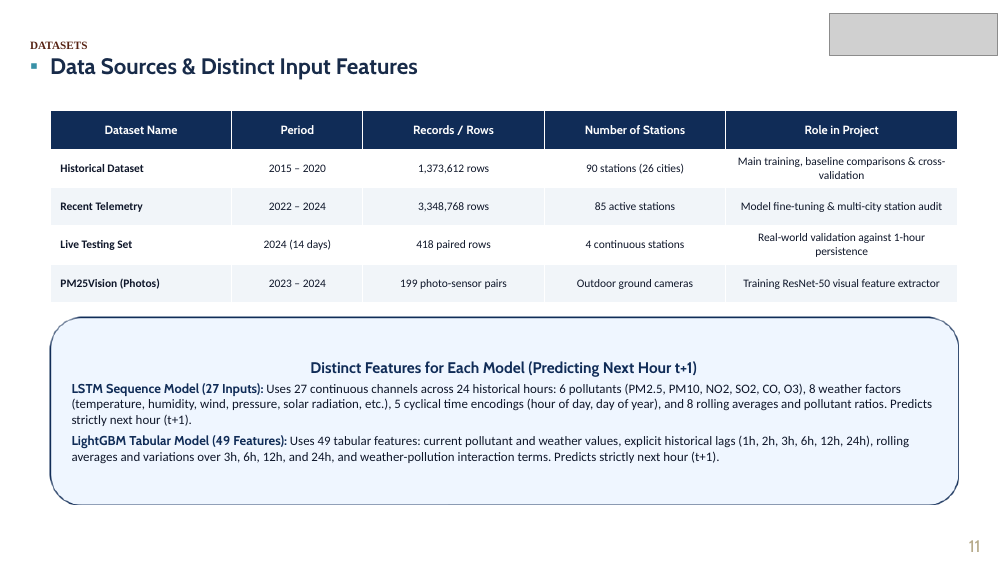
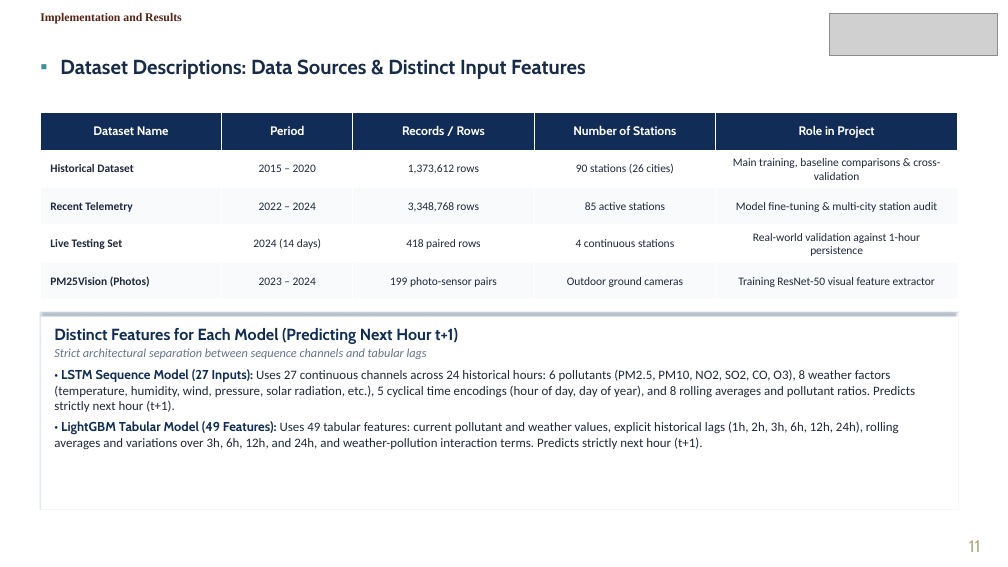
Before and after one commit to Rushyasree/Multimodal_airquality_prediction, a slide deck: slide 11 of docs/VayuDrishti_Final_Review_Simple_Language.pptx. Drawn at 1008x567 pixels with LibreOffice and Linux fonts; fonts in the diff are those of the drawing; grey boxes stand for pictures; background and template pictures are left out. Boxes give left, top, right and bottom in pixels: in the first picture for what was removed or moved away, otherwise in the second. Text is boxed around its words. In the diff, an @@ line names an element or a change of style, - is before the commit and + after.

Commit message:
Refactor presentation layout to executive university standard: eliminate amateur shapes, refine typography, align cards, and verify all 16 slides

```diff
--- a/docs/VayuDrishti_Final_Review_Simple_Language.pptx
+++ b/docs/VayuDrishti_Final_Review_Simple_Language.pptx
@@ text at (x1=40, y1=13, x2=182, y2=24): text changed; size 8 to 8.4 pt @@
-DATASETS
+Implementation and Results
@@ text "Implementation and Results" at (x1=40, y1=13, x2=182, y2=24): vertical alignment middle to top @@
@@ text at (x1=60, y1=59, x2=585, y2=79): text changed; size 16 to 14.5 pt @@
-▪ Data Sources & Distinct Input Features
+▪ Dataset Descriptions: Data Sources & Distinct Input Features
@@ table at (x1=40, y1=113, x2=958, y2=299) @@
@@ fill #F1F5F9 to #F8FAFC in 10 cells @@
@@ size 8.5 to 8.8 pt in "Dataset Name", "Period", "Records / Rows", "Number of Stations" and 1 more places @@
@@ text colour #0F172A to #1E293B in "Historical Dataset", "2015 – 2020", "1,373,612 rows", "90 stations (26 cities)" and 16 more places @@
@@ table resized from (x1=50, y1=111, x2=958, y2=302) to (x1=40, y1=113, x2=958, y2=299) @@
@@ rectangle "Distinct Features for Each Model ..." resized from (x1=50, y1=318, x2=958, y2=504) to (x1=40, y1=312, x2=958, y2=509) @@
@@ rectangle "Distinct Features for Each Model ..." at (x1=40, y1=312, x2=958, y2=509): vertical alignment middle to top; rounded rectangle to rectangle; fill #EFF6FF to #FFFFFF; outline #102C57 1 pt to #E2E8F0 1 pt @@
@@ rectangle added at (x1=40, y1=312, x2=958, y2=317), fill #102C57 @@
@@ text in rectangle at (x1=54, y1=328, x2=458, y2=344): size 11 to 11.5 pt in "Distinct Features for Each Model (Predicting Next ..."; alignment centre to left; less space between paragraphs @@
@@ text in rectangle at (x1=54, y1=348, x2=915, y2=449): text changed; text colour #0F172A to #1E293B @@
-LSTM Sequence Model (27 Inputs): Uses 27 continuous channels across 24 historical hours: 6 pollutants (PM2.5, PM10, NO2, SO2, CO, O3), 8 weather factors (temperature, humidity, wind, pressure, solar radiation, etc.), 5 cyclical time encodings (hour of day, day of year), and 8 rolling averages and pollutant ratios. Predicts strictly next hour (t+1).
-LightGBM Tabular Model (49 Features): Uses 49 tabular features: current pollutant and weather values, explicit historical lags (1h, 2h, 3h, 6h, 12h, 24h), rolling averages and variations over 3h, 6h, 12h, and 24h, and weather-pollution interaction terms. Predicts strictly next hour (t+1).
+Strict architectural separation between sequence channels and tabular lags
+• LSTM Sequence Model (27 Inputs): Uses 27 continuous channels across 24 historical hours: 6 pollutants (PM2.5, PM10, NO2, SO2, CO, O3), 8 weather factors (temperature, humidity, wind, pressure, solar radiation, etc.), 5 cyclical time encodings (hour of day, day of year), and 8 rolling averages and pollutant ratios. Predicts strictly next hour (t+1).
+• LightGBM Tabular Model (49 Features): Uses 49 tabular features: current pollutant and weather values, explicit historical lags (1h, 2h, 3h, 6h, 12h, 24h), rolling averages and variations over 3h, 6h, 12h, and 24h, and weather-pollution interaction terms. Predicts strictly next hour (t+1).
```
Also in this commit, not shown: 15 other slides changed, 36 other files.
